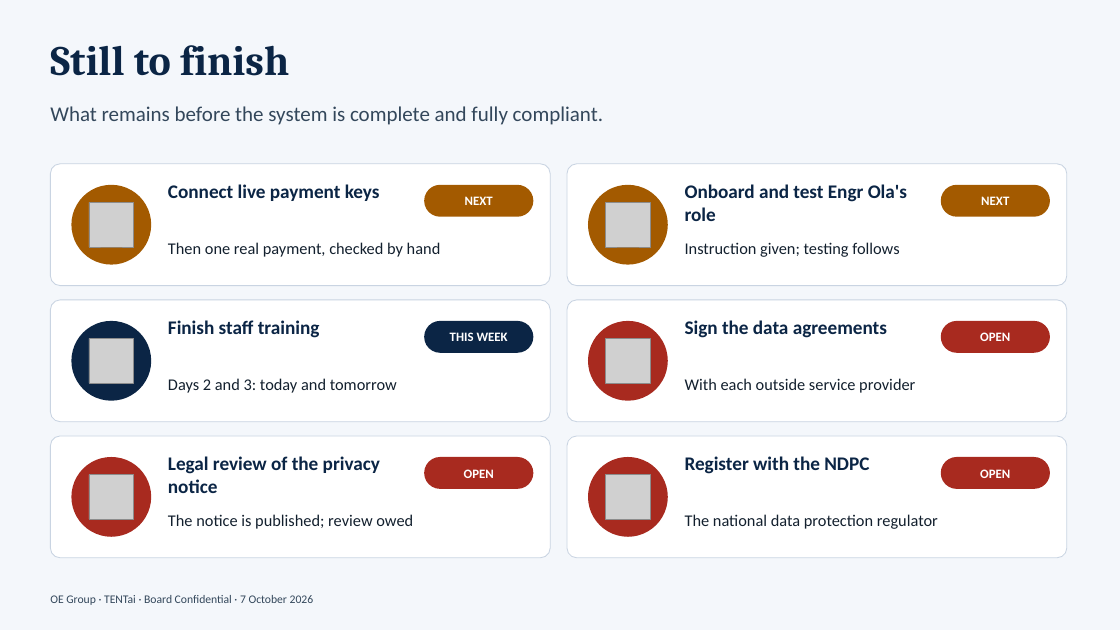
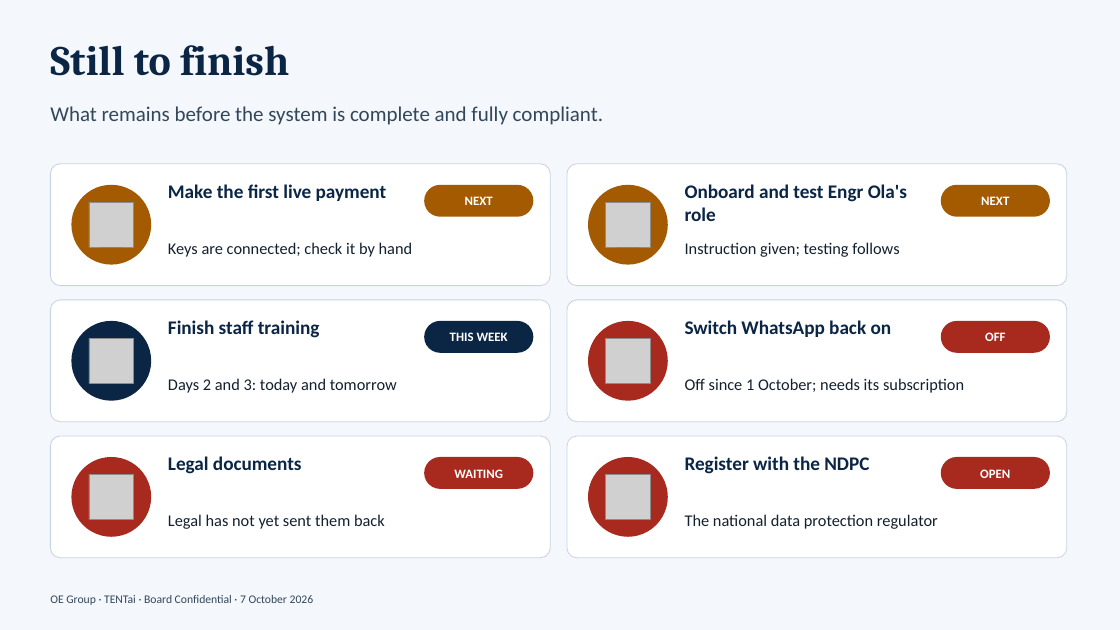
Before and after one commit to tfmlictmgr-collab/oe-group-ipms, a slide deck: slide 11 of docs/OE_Group_Production_Cutover.pptx. Drawn at 1120x630 pixels with LibreOffice and Linux fonts; fonts in the diff are those of the drawing; grey boxes stand for pictures. Boxes give left, top, right and bottom in pixels: in the first picture for what was removed or moved away, otherwise in the second. Text is boxed around its words. In the diff, an @@ line names an element or a change of style, - is before the commit and + after.

```diff
--- a/docs/OE_Group_Production_Cutover.pptx
+++ b/docs/OE_Group_Production_Cutover.pptx
@@ text at box(168, 184, 387, 201): text changed @@
-Connect live payment keys
+Make the first live payment
@@ text at box(168, 242, 413, 257): text changed @@
-Then one real payment, checked by hand
+Keys are connected; check it by hand
@@ text at box(685, 320, 892, 337): text changed @@
-Sign the data agreements
+Switch WhatsApp back on
@@ text in rounded rectangle at box(985, 332, 1005, 341): text changed @@
-OPEN
+OFF
@@ text at box(685, 378, 964, 393): text changed @@
-With each outside service provider
+Off since 1 October; needs its subscription
@@ text at box(168, 456, 302, 474): text changed @@
-Legal review of the privacy notice
+Legal documents
@@ text in rounded rectangle at box(454, 469, 503, 478): text changed @@
-OPEN
+WAITING
@@ text at box(168, 514, 385, 529): text changed @@
-The notice is published; review owed
+Legal has not yet sent them back
```
Also in this commit, not shown: 7 other slides changed.
